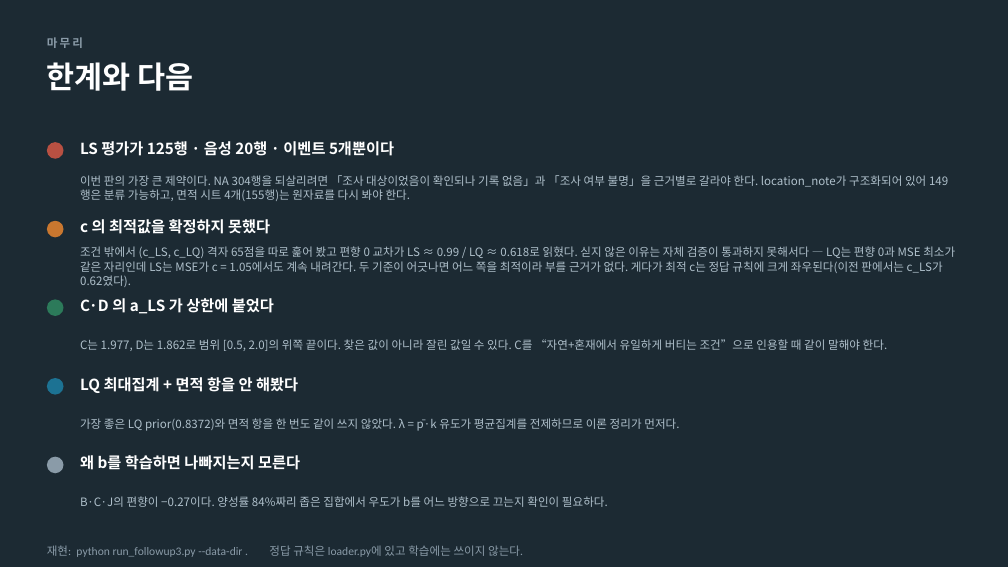
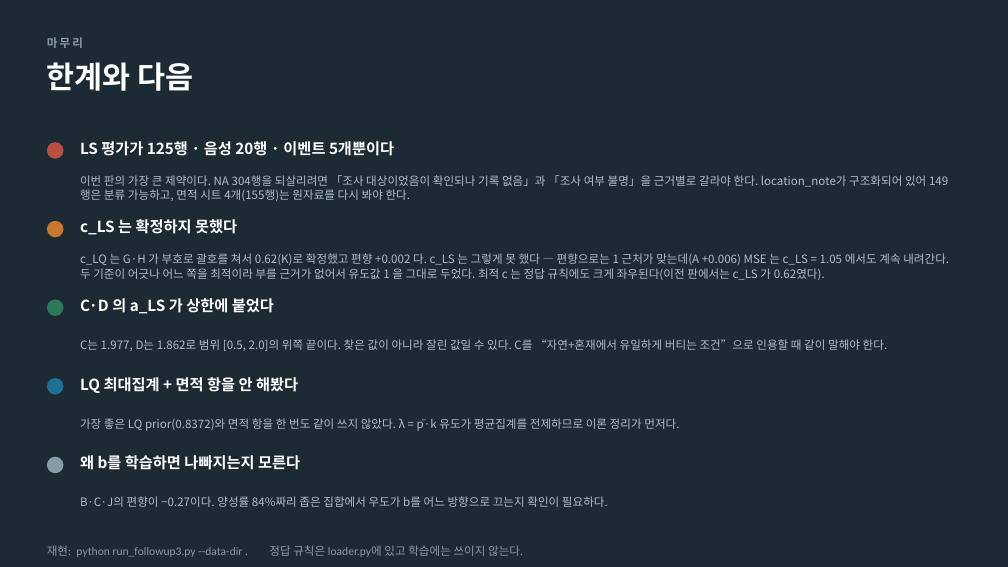
Before and after one commit to minji1217/pilotA-minji, a slide deck: slide 18 of docs/후속실험3_발표.pptx. Drawn at 1008x567 pixels with LibreOffice and Linux fonts; fonts in the diff are those of the drawing. Boxes give left, top, right and bottom in pixels: in the first picture for what was removed or moved away, otherwise in the second. Text is boxed around its words. In the diff, an @@ line names an element or a change of style, - is before the commit and + after.

```diff
--- a/docs/후속실험3_발표.pptx
+++ b/docs/후속실험3_발표.pptx
@@ text at <box>80,219,237,235</box>: text changed @@
-c 의 최적값을 확정하지 못했다
+c_LS 는 확정하지 못했다
@@ text at <box>80,253,949,280</box>: text changed @@
-조건 밖에서 (c_LS, c_LQ) 격자 65점을 따로 훑어 봤고 편향 0 교차가 LS ≈ 0.99 / LQ ≈ 0.618로 읽혔다. 싣지 않은 이유는 자체 검증이 통과하지 못해서다 — LQ는 편향 0과 MSE 최소가 같은 자리인데 LS는 MSE가 c = 1.05에서도 계속 내려간다. 두 기준이 어긋나면 어느 쪽을 최적이라 부를 근거가 없다. 게다가 최적 c는 정답 규칙에 크게 좌우된다(이전 판에서는 c_LS가 0.62였다).
+c_LQ 는 G·H 가 부호로 괄호를 쳐서 0.62(K)로 확정했고 편향 +0.002 다. c_LS 는 그렇게 못 했다 — 편향으로는 1 근처가 맞는데(A +0.006) MSE 는 c_LS = 1.05 에서도 계속 내려간다. 두 기준이 어긋나 어느 쪽을 최적이라 부를 근거가 없어서 유도값 1 을 그대로 두었다. 최적 c 는 정답 규칙에도 크게 좌우된다(이전 판에서는 c_LS 가 0.62였다).
```
Also in this commit, not shown: 7 other slides changed, 6 other files.
